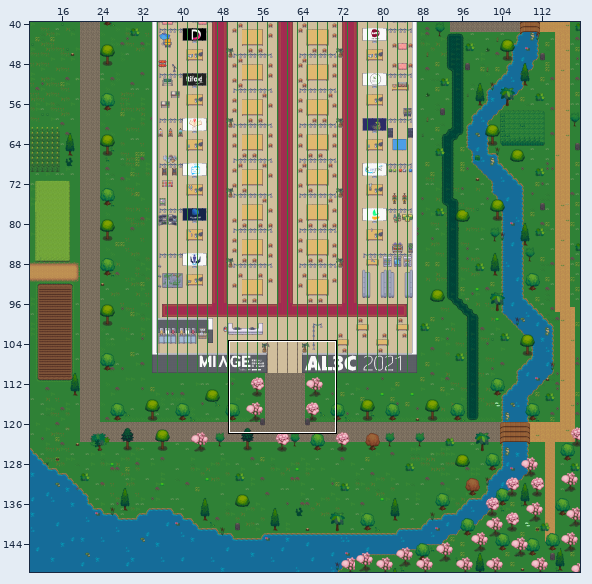
A Tiled map (JSON) gets an edit: src/maps/map.json. The picture above shows the old version from afar; the outline marks the close-up.
Close-up. As it was:
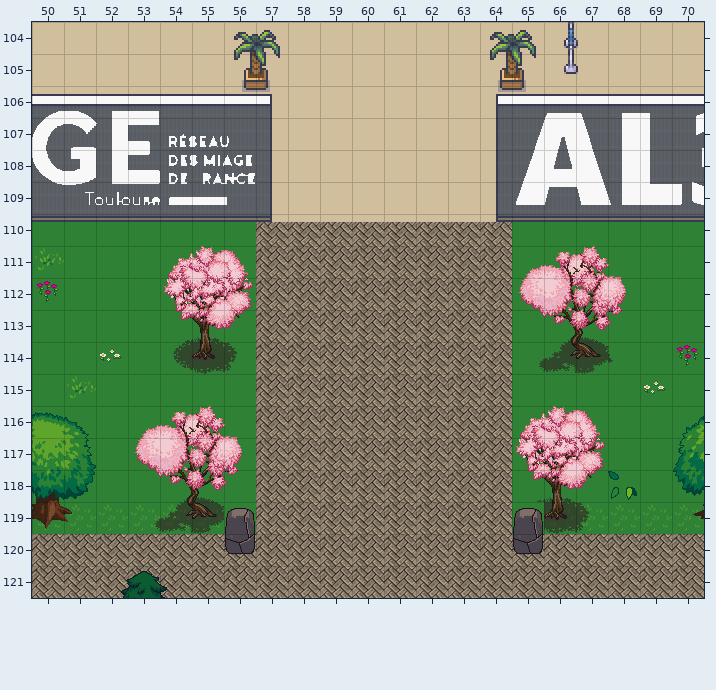
Cells are 32x32 px. Shown: x 50..70, y 104..121. The commit also changed other parts of the map, which this record leaves out.
The result:
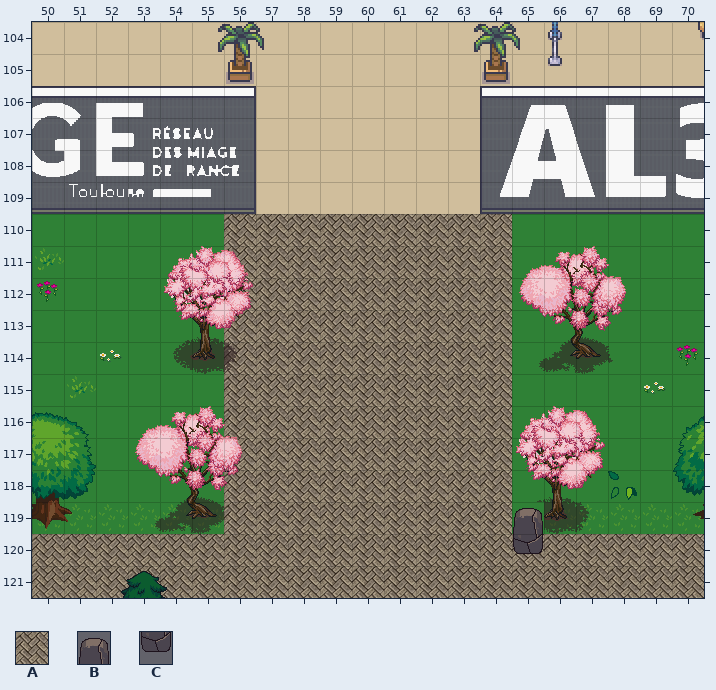
Key: from "celiannatilea5": A 29; from "terrain_atlas": B 686, C 718.
_ is an empty cell.
Changes in this commit:
layer "ZoneAL3C/sol" offset 48,8 -> 32,0 px
layer "ZoneAL3C/murs" offset 48,8 -> 32,0 px
layer "ZoneAL3C/tables" offset 48,8 -> 32,0 px
layer "ZoneAL3C/cosmetique" offset 48,8 -> 32,0 px
Layer "Exterieur/routeSol":
Tile A now appears in rows 110 to 119 at x 56.
Layer "Exterieur/arbres/Arbre1":
Tile B is removed in row 119 at x 56.
Tile C is removed in row 120 at x 56.
